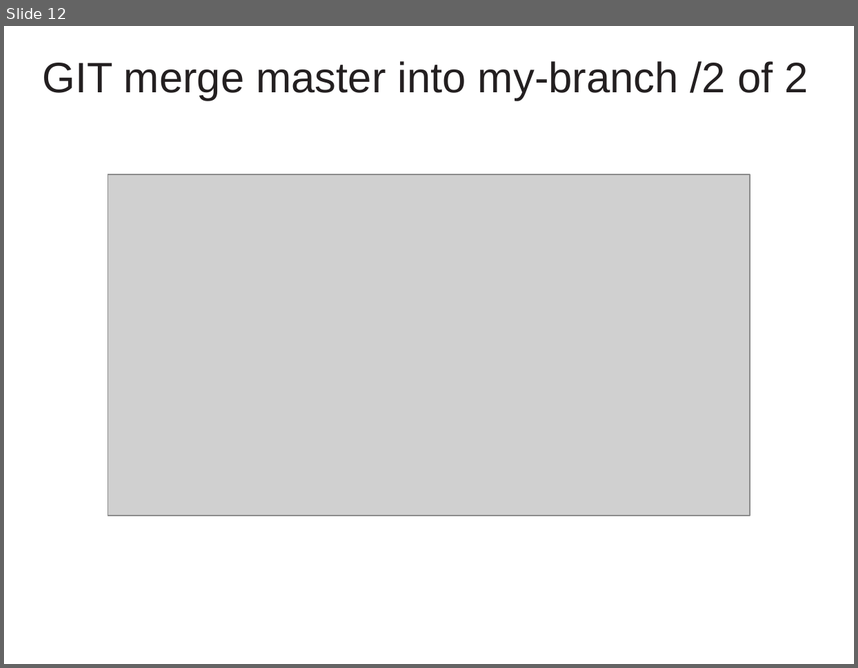
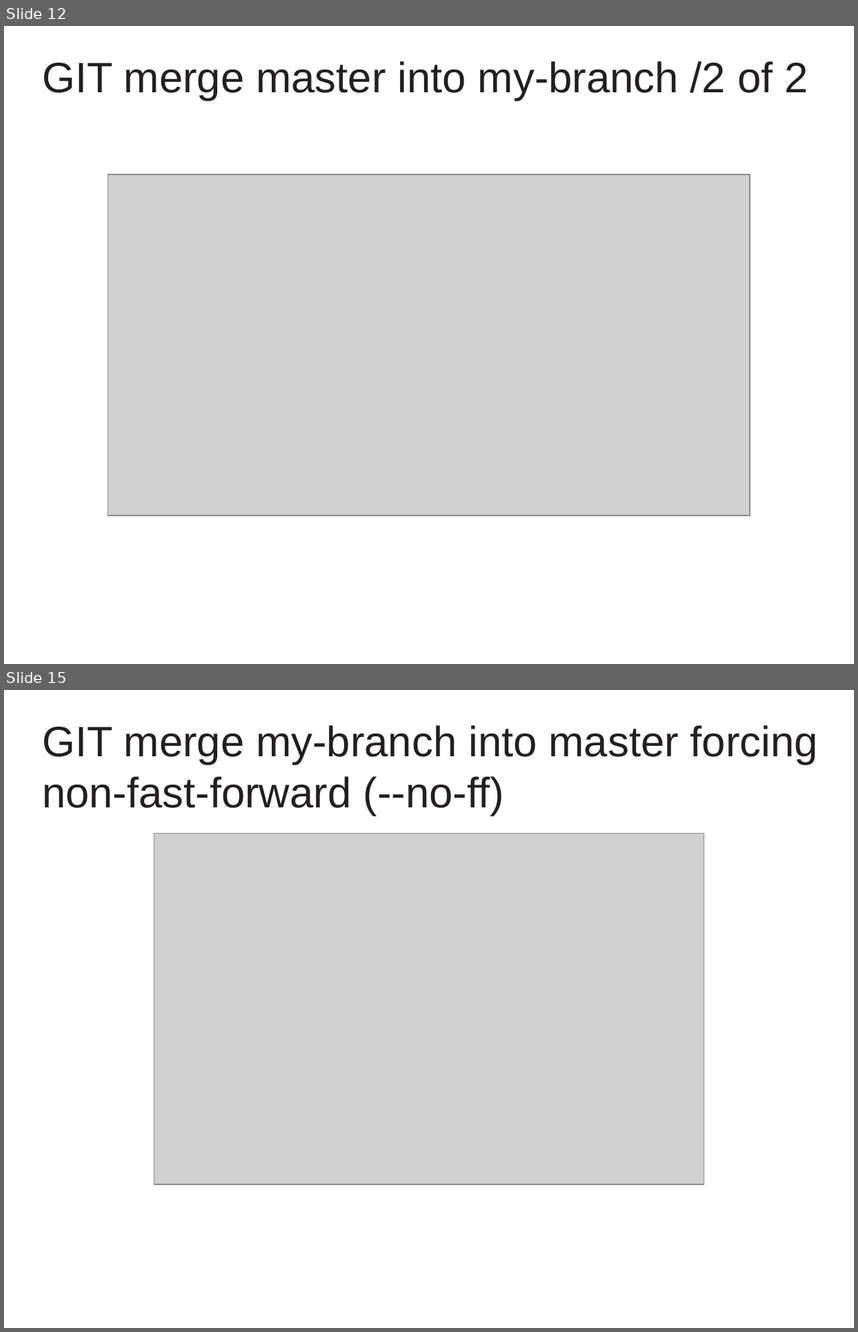
Before and after one commit to cvmocanu/git-presentation, a slide deck: GIT Presentation.pptx. Shown one above the other, each under a label of ours: slide 12 before the commit, slides 12 and 15 after it; the slides between them are not shown. The pictures are 858x668 and 858x1332 pixels, drawn with LibreOffice and Linux fonts; fonts in the diff are those of the drawing; grey boxes stand for pictures; background and template pictures are left out. Boxes give left, top, right and bottom in pixels: in the first picture for what was removed or moved away, otherwise in the second. Text is boxed around its words. In the diff, an @@ line names an element or a change of style, - is before the commit and + after.

Commit message:
add slides explaining the difference between fast-forward and non-fast-forward merges

```diff
--- a/GIT Presentation.pptx
+++ b/GIT Presentation.pptx
@@ slide 15 added at (4, 690, 854, 1328), background #FFFFFF @@
@@ text added at (42, 725, 818, 816), 36 pt, text #231F20 @@
+GIT merge my-branch into master forcing non-fast-forward (--no-ff)
@@ picture added at (154, 834, 704, 1184) @@
```
Also in this commit, not shown: 2 other slides added, 6 other files.
